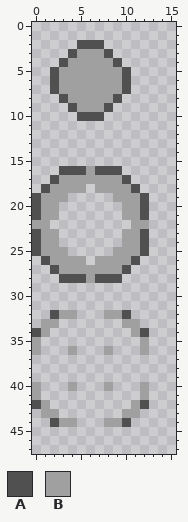
A pixel-art sprite gets an edit: res/sprites/gg/bubble.png. That is the earlier state.
The file is 16x48 pixels.
Palette (. is transparent): A #505050  B #a0a0a0
Pixels before, first column x 0:
 2 .....AAA.....
 3 ....ABBBA....
 4 ...ABBBBBA...
 5 ..ABBBBBBBA..
 6 ..ABBBBBBBA..
 7 ..ABBBBBBBA..
 8 ...ABBBBBA...
 9 ....ABBBA....
10 .....AAA.....
11 .............
12 .............
13 .............
14 .............
15 .............
16 ...AAABAAA...
17 ..ABBBBBBBA..
18 .ABBBB.BBBBA.
19 ABBB.....BBBA
20 ABB.......BBA
21 ABB.......BBA
22 BB.........BB
23 ABB.......BBA
24 ABB.......BBA
25 ABBB.....BBBA
26 .ABBBB.BBBBA.
27 ..ABBBBBBBA..
28 ...AAABAAA...
29 .............
30 .............
31 .............
32 ..ABB...BBA..
33 .BB.......BB.
34 AB.........BA
35 B...........B
36 B...B...B...B
37 .............
38 .............
39 .............
40 B...B...B...B
41 B...........B
42 AB.........BA
43 .BB.......BB.
44 ..ABB...BBA..
After:
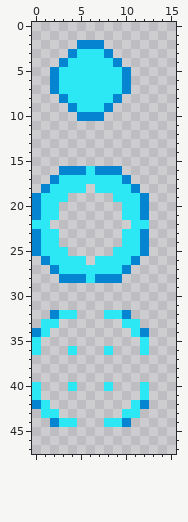
The edit:
colour A: #505050 -> #0484d1
colour B: #a0a0a0 -> #2ce8f4
Changed places in both pictures, as pixel boxes (x1, y1, x2, y2):
changed: (50, 40, 131, 121)
changed: (32, 166, 149, 427)
